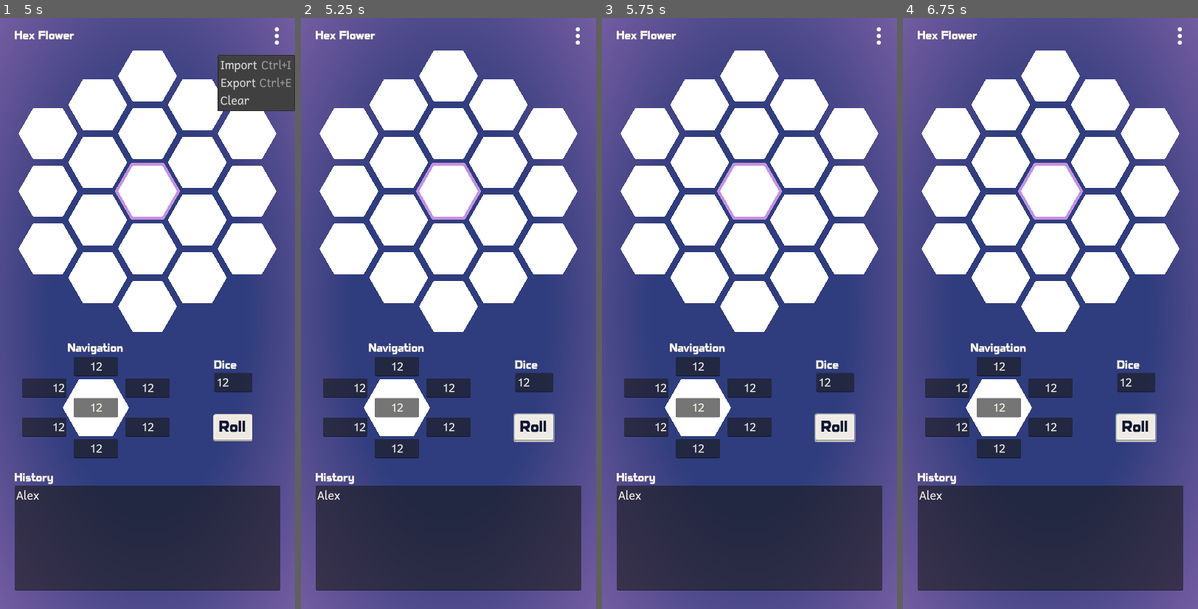
Above: before the commit, frames 1-4 (left to right).
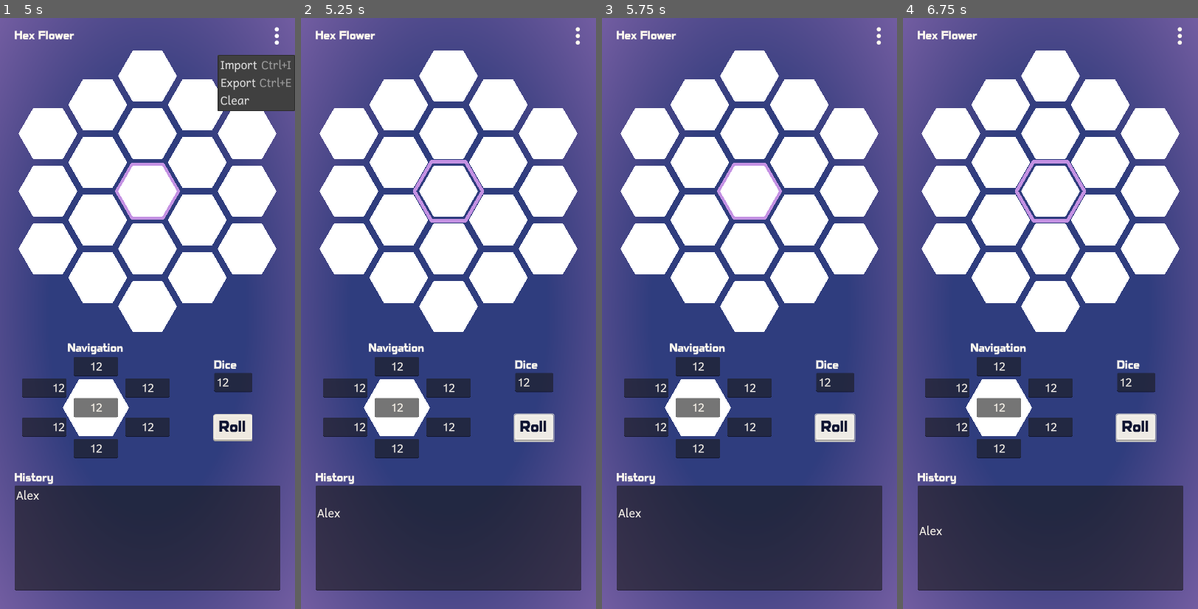
Above: after the commit, the same moments.

Repository: ashestosea/hex-flower
Game: Godot game, scene res://scenes/main.tscn
Two runs of this game, one before a commit and one after it. Both use one fixed random seed, a clock stepped at 60 frames per second and the inputs below.
Inputs (mouse positions are in pixels of both pictures, inside the frame that each line leads up to):
- Up to frame 1 (5 s): click (94, 408) at 0.52 s; type "12" at 0.6 s; click (94, 366) at 0.75 s; type "12" at 0.83 s; click (147, 390) at 0.98 s; type "12" at 1.07 s; click (147, 425) at 1.27 s; type "12" at 1.35 s; click (94, 449) at 1.5 s; type "12" at 1.58 s; click (44, 425) at 1.73 s; type "12" at 1.82 s; click (44, 390) at 2.02 s; type "12" at 2.1 s; click (233, 384) at 2.25 s; type "12" at 2.33 s; click (147, 538) at 2.48 s; type "Alex" at 2.57 s; click "Import" at 2.75 s; click "Roll" at 3.5 s; click "⋮" at 4.25 s
- Up to frame 2 (5.25 s): click "Roll" at 5 s
- Up to frame 3 (5.75 s): no input
- Up to frame 4 (6.75 s): click "⋮" at 5.75 s; click "Roll" at 6.5 s

Frame 1 is identical in both runs. In frame 2, 0.7% of the frame differs, in the area x 5-62%, y 24-85%; in frame 3, 0.1%; in frame 4, 0.7%.
Error before the commit: Invalid access to property or key '<null>' on a base object of type 'Dictionary'. (res://scripts/manager.gd:44)

Commit message:
Update navigation data correctly and on text changed

Diff:
--- a/scenes/navigation.tscn
+++ b/scenes/navigation.tscn
@@ -134,3 +134,11 @@
 grow_vertical = 1
 alignment = 2
 metadata/_edit_lock_ = true
+
+[connection signal="text_changed" from="LineEdits/LineEdit_Stay" to="." method="_on_line_edit_stay_text_changed"]
+[connection signal="text_changed" from="LineEdits/LineEdit_N" to="." method="_on_line_edit_n_text_changed"]
+[connection signal="text_changed" from="LineEdits/LineEdit_NE" to="." method="_on_line_edit_ne_text_changed"]
+[connection signal="text_changed" from="LineEdits/LineEdit_SE" to="." method="_on_line_edit_se_text_changed"]
+[connection signal="text_changed" from="LineEdits/LineEdit_S" to="." method="_on_line_edit_s_text_changed"]
+[connection signal="text_changed" from="LineEdits/LineEdit_SW" to="." method="_on_line_edit_sw_text_changed"]
+[connection signal="text_changed" from="LineEdits/LineEdit_NW" to="." method="_on_line_edit_nw_text_changed"]
--- a/scripts/navigation.gd
+++ b/scripts/navigation.gd
@@ -22,60 +22,32 @@
 var _manager: Manager
 
 
-func _on_line_edit_stay_text_submitted(new_text:String):
-	stay = parse_nav_text(new_text)
+func _on_line_edit_stay_text_changed(new_text:String):
+	directions["stay"] = parse_nav_text(new_text)
 
 
-func _on_line_edit_n_text_submitted(new_text:String):
-	n = parse_nav_text(new_text)
+func _on_line_edit_n_text_changed(new_text:String):
+	directions["n"] = parse_nav_text(new_text)
 
 
-func _on_line_edit_ne_text_submitted(new_text:String):
-	ne = parse_nav_text(new_text)
+func _on_line_edit_ne_text_changed(new_text:String):
+	directions["ne"] = parse_nav_text(new_text)
 
 
-func _on_line_edit_se_text_submitted(new_text:String):
-	se = parse_nav_text(new_text)
+func _on_line_edit_se_text_changed(new_text:String):
+	directions["se"] = parse_nav_text(new_text)
 
 
-func _on_line_edit_s_text_submitted(new_text:String):
-	s = parse_nav_text(new_text)
+func _on_line_edit_s_text_changed(new_text:String):
+	directions["s"] = parse_nav_text(new_text)
 
 
-func _on_line_edit_sw_text_submitted(new_text:String):
-	sw = parse_nav_text(new_text)
+func _on_line_edit_sw_text_changed(new_text:String):
+	directions["sw"] = parse_nav_text(new_text)
 
 
-func _on_line_edit_nw_text_submitted(new_text:String):
-	nw = parse_nav_text(new_text)
-
-
-func _on_line_edit_stay_focus_exited():
-	stay = parse_nav_text(le_stay.text)
-
-
-func _on_line_edit_n_focus_exited():
-	n = parse_nav_text(le_n.text)
-
-
-func _on_line_edit_ne_focus_exited():
-	ne = parse_nav_text(le_ne.text)
-
-
-func _on_line_edit_se_focus_exited():
-	se = parse_nav_text(le_se.text)
-
-
-func _on_line_edit_s_focus_exited():
-	s = parse_nav_text(le_s.text)
-
-
-func _on_line_edit_sw_focus_exited():
-	sw = parse_nav_text(le_sw.text)
-
-
-func _on_line_edit_nw_focus_exited():
-	nw = parse_nav_text(le_nw.text)
+func _on_line_edit_nw_text_changed(new_text:String):
+	directions["nw"] = parse_nav_text(new_text)
 
 
 func setup(manager: Manager, nav_dict: Dictionary):
